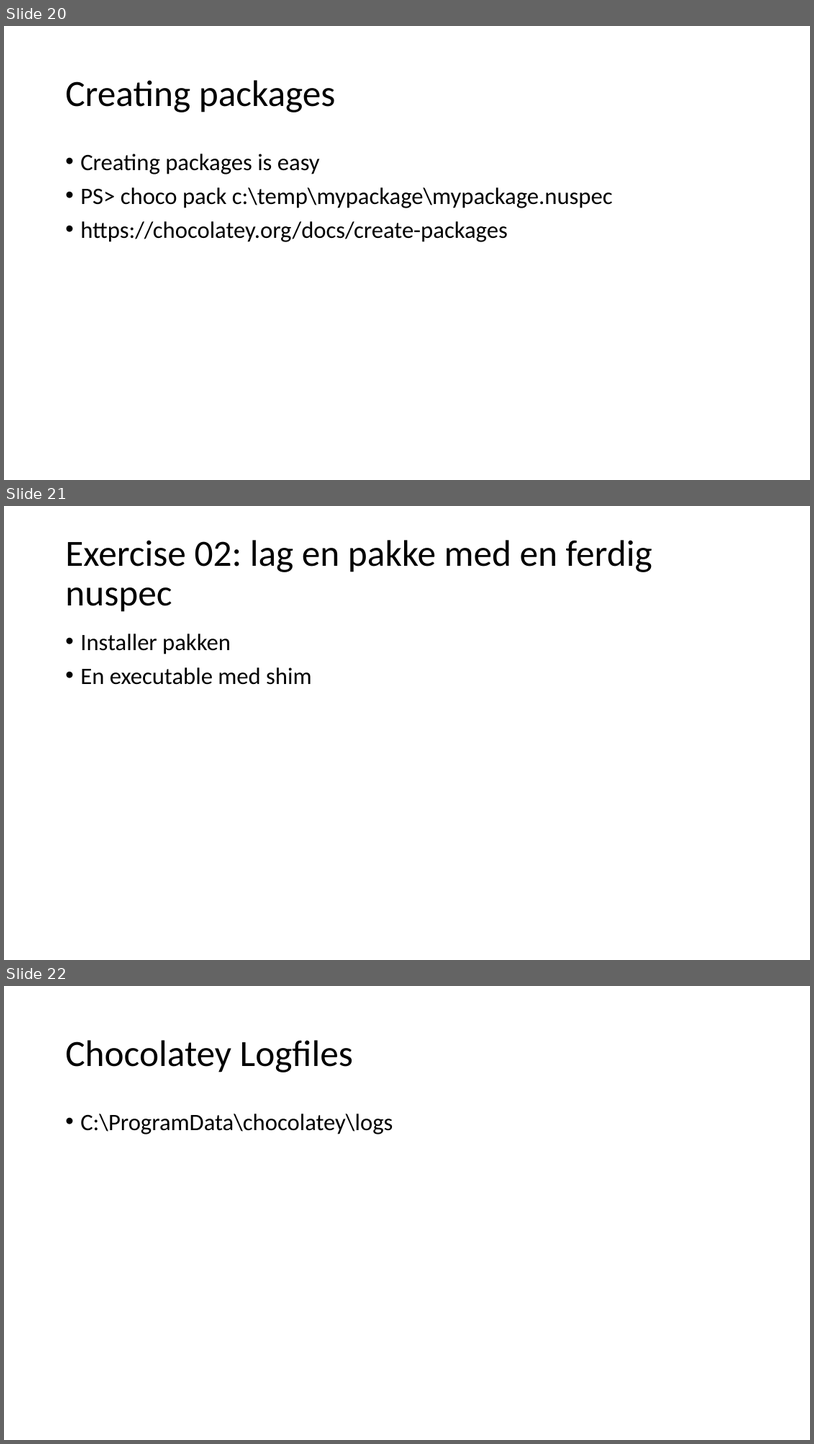
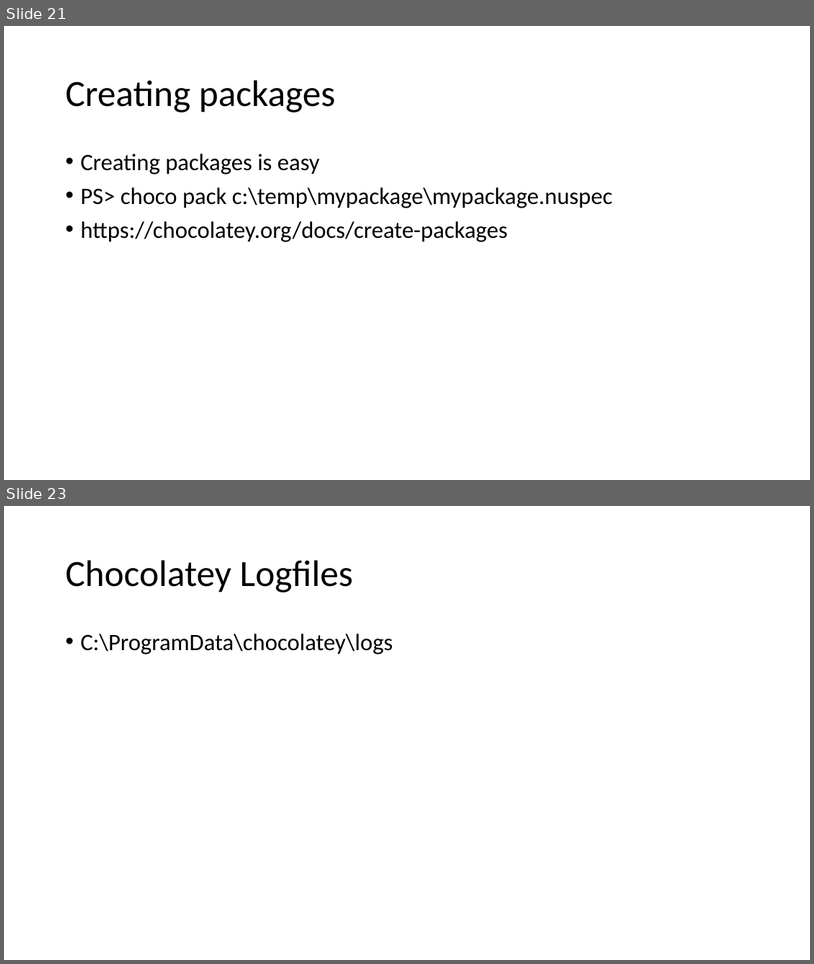
Before and after one commit to DIPSAS/InstallationTech, a slide deck: docs/InstallationCourse.pptx. Shown one above the other, each under a label of ours: slides 20, 21 and 22 before the commit, slides 21 and 23 after it; the slides between them are not shown. The pictures are 814x1444 and 814x964 pixels, drawn with LibreOffice and Linux fonts; fonts in the diff are those of the drawing. Boxes give left, top, right and bottom in pixels: in the first picture for what was removed or moved away, otherwise in the second. Text is boxed around its words. In the diff, an @@ line names an element or a change of style, - is before the commit and + after.

Commit message:
Updated exercises

```diff
--- a/docs/InstallationCourse.pptx
+++ b/docs/InstallationCourse.pptx
@@ slide 21 removed at [4, 506, 810, 960], background #FFFFFF @@
@@ title removed at [65, 540, 653, 612] @@
-Exercise 02: lag en pakke med en ferdig nuspec
@@ text removed at [80, 633, 311, 685] @@
-• Installer pakken
-• En executable med shim
@@ what was slide 20 is now slide 21 @@
@@ what was slide 22 is now slide 23 @@
```
Also in this commit, not shown: 7 slides changed, 3 slides added.
